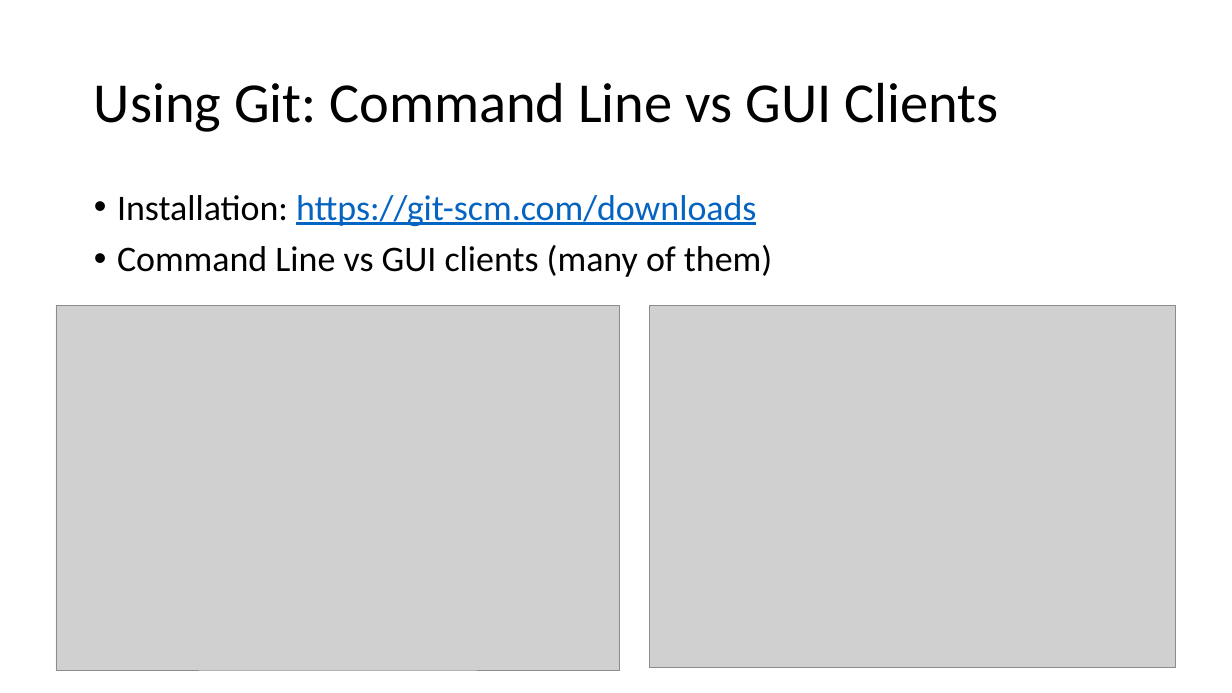
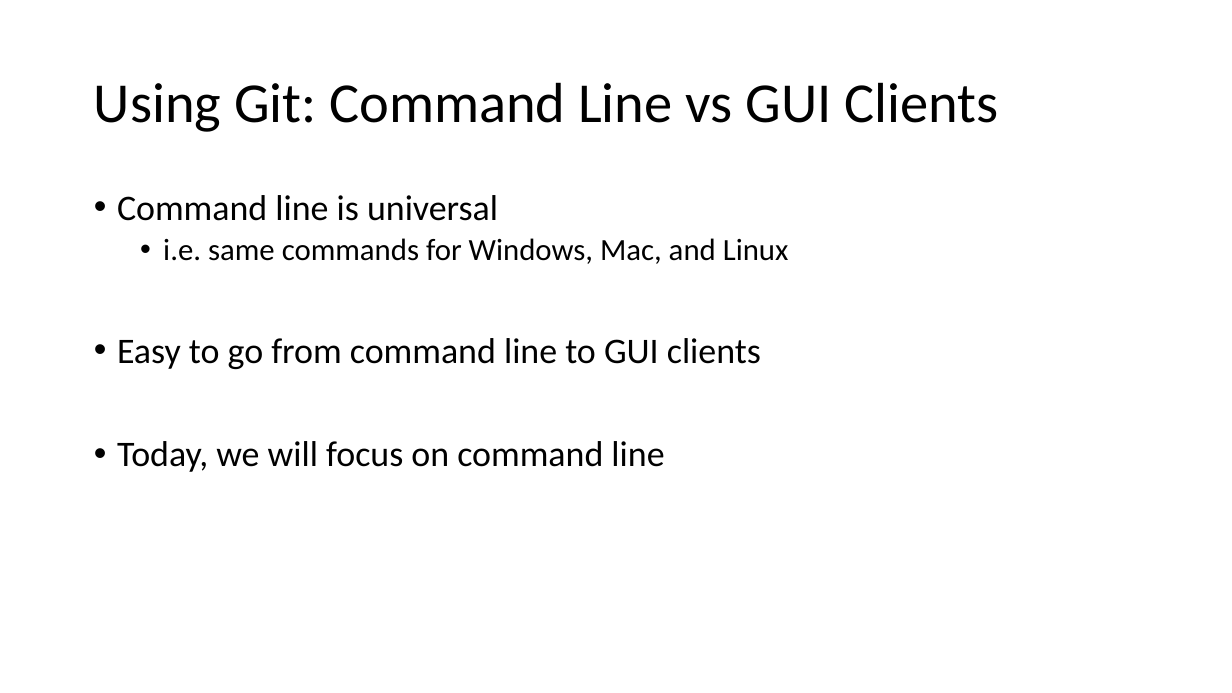
Before and after one commit to tdmdal/git-workshop, a slide deck: slide 6 of git_intro.pptx. Drawn at 1232x693 pixels with LibreOffice and Linux fonts; fonts in the diff are those of the drawing; grey boxes stand for pictures. Boxes give left, top, right and bottom in pixels: in the first picture for what was removed or moved away, otherwise in the second. Text is boxed around its words. In the diff, an @@ line names an element or a change of style, - is before the commit and + after.

```diff
--- a/git_intro.pptx
+++ b/git_intro.pptx
@@ text at [117,195,789,472]: text changed @@
-• Installation: https://git-scm.com/downloads
-• Command Line vs GUI clients (many of them)
+• Command line is universal
+  • i.e. same commands for Windows, Mac, and Linux
+• Easy to go from command line to GUI clients
+• Today, we will focus on command line
@@ picture removed at [56,306,620,670] @@
@@ picture removed at [650,306,1176,667] @@
```
Also in this commit, not shown: 18 other slides changed, 4 slides added, 1 slide removed, 2 other files.
